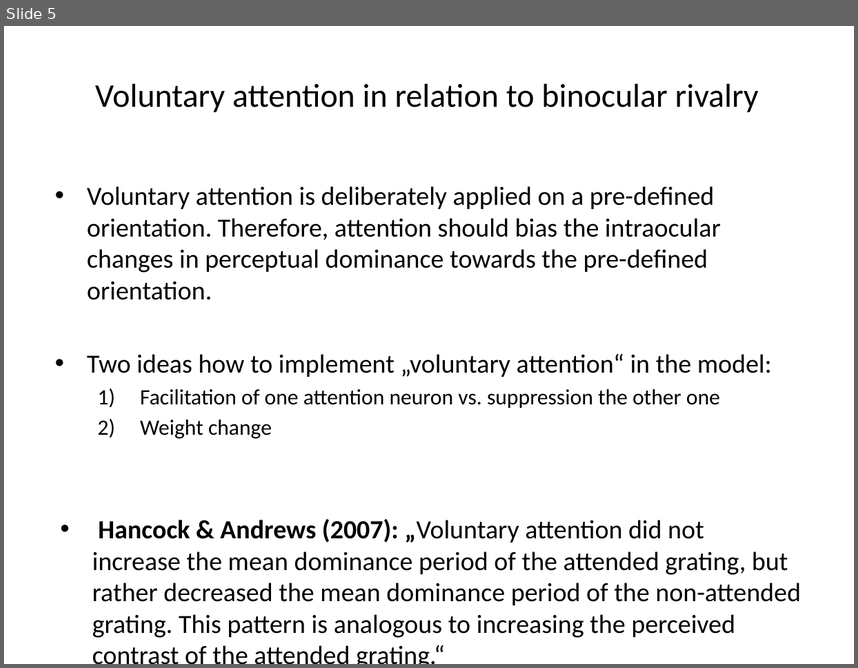
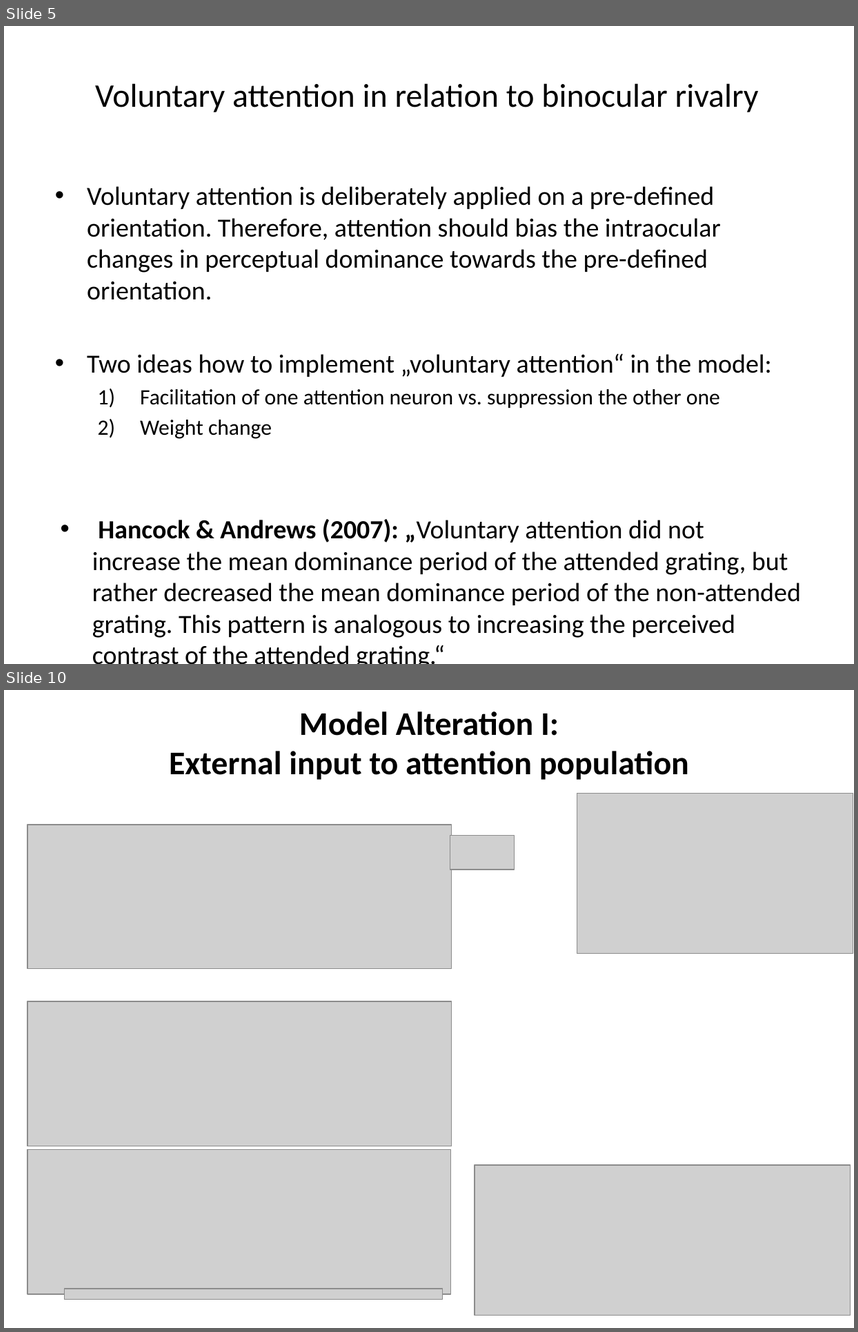
Before and after one commit to LukasNeugebauer/neuromatch_project, a slide deck: AttentionInBinocularRivalry_Project.pptx. Shown one above the other, each under a label of ours: slide 5 before the commit, slides 5 and 10 after it; the slides between them are not shown. The pictures are 858x668 and 858x1332 pixels, drawn with LibreOffice and Linux fonts; fonts in the diff are those of the drawing; grey boxes stand for pictures; background and template pictures are left out. Boxes give left, top, right and bottom in pixels: in the first picture for what was removed or moved away, otherwise in the second. Text is boxed around its words. In the diff, an @@ line names an element or a change of style, - is before the commit and + after.

```diff
--- a/AttentionInBinocularRivalry_Project.pptx
+++ b/AttentionInBinocularRivalry_Project.pptx
@@ slide 10 added at [4, 690, 854, 1328], background #FFFFFF @@
@@ title added at [169, 711, 689, 780], 28 pt, text #000000, bold @@
+Model Alteration I:
+External input to attention population
@@ picture added at [577, 793, 853, 953] @@
@@ picture added at [27, 825, 452, 968] @@
@@ picture added at [450, 836, 514, 869] @@
@@ picture added at [27, 1001, 452, 1145] @@
@@ picture added at [27, 1149, 451, 1294] @@
@@ picture added at [475, 1164, 851, 1315] @@
@@ picture added at [64, 1288, 443, 1299] @@
```
Also in this commit, not shown: 6 slides changed, 2 other slides added, 2 slides removed.
